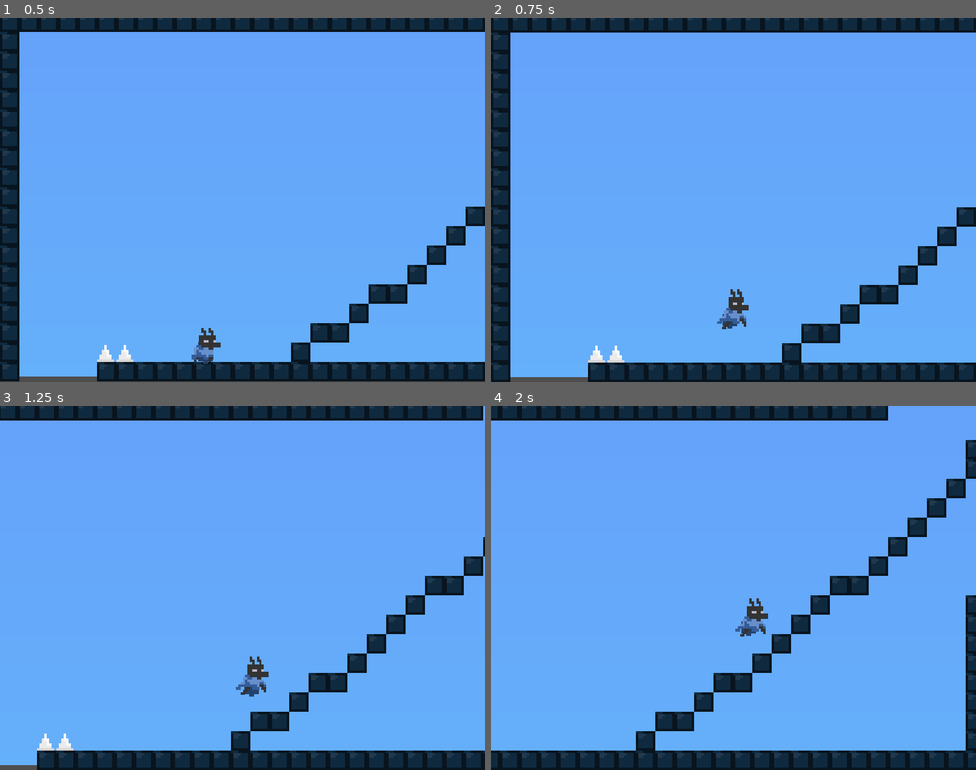
Above: before the commit, frames 1-4 (two rows, left to right).
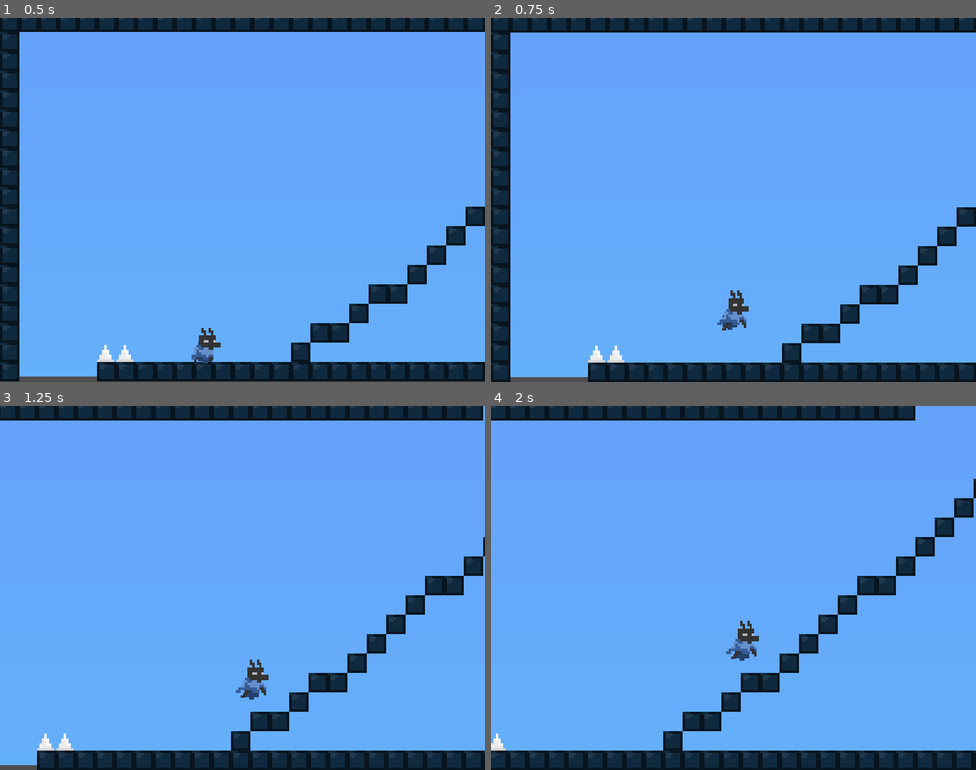
Above: after the commit, the same moments.

Repository: leafcabral/leafs-arcade
Game: Godot game, scene res://main/game_root.tscn
Same seed, same stepped clock (60 frames per second), same inputs: the game is played once before the commit and once after it.
Inputs:
- Up to frame 1 (0.5 s): no input
- Up to frame 2 (0.75 s): hold D (move_right) from 0.53 s (still down); tap W (jump) at 0.6 s
- Up to frame 3 (1.25 s): keep holding D (move_right); tap W (jump) at 0.77, 1.07 s
- Up to frame 4 (2 s): keep holding D (move_right); tap W (jump) at 1.35, 1.52, 1.82 s

Frame 1 is identical in both runs. In frame 2, 0.1% of the frame differs, in the area x 46-54%, y 74-86%; in frame 3, 0.3%; in frame 4, 12%, in the area x 0-100%, y 0-100%.

Commit message:
fix(tower_of_lmao): fix player variable jump height being activated multiple times
The previous behaviour would make the playet halve its vertical velocity every time he pressed jump in the air.

Add new boolean variables to PlatformerMovement2D to track current status

Diff:
--- a/5-tower-of-lmao/common/components/platformer_movement_2d.gd
+++ b/5-tower-of-lmao/common/components/platformer_movement_2d.gd
@@ -34,7 +34,17 @@
 var jump_buffering := 0.0
 var coyote_jump := 0.0
 
-var is_airbourne := false
+var is_walking := false
+var is_jumping := false:
+	set(value):
+		if not is_jumping and value:
+			jumped.emit()
+		is_jumping = value
+var is_airbourne := false:
+	set(value):
+		if is_airbourne and not value:
+			hit_floor.emit()
+		is_airbourne = value
 
 var _left_pressed := false
 var _right_pressed := false
@@ -86,6 +96,7 @@
 
 func process_movement(delta: float) -> void:
 	var direction := get_movement_axis()
+	is_walking = direction
 
 	velocity.x = move_toward(
 		velocity.x,
@@ -98,18 +109,16 @@
 	apply_gravity(delta)
 
 	if parent.is_on_floor():
-		if is_airbourne:
-			is_airbourne = false
-			hit_floor.emit()
+		is_airbourne = false
 
 	if should_jump():
 			velocity.y = get_jump_velocity()
 			jump_buffering = 0
 			coyote_jump = 0
-			if not is_airbourne:
-				jumped.emit()
-	elif Input.is_action_just_released(input_jump) and velocity.y <= 0:
+			is_jumping = true
+	elif Input.is_action_just_released(input_jump) and is_jumping:
 		velocity.y *= variable_jump_scale
+		is_jumping = false
 
 
 func apply_gravity(delta: float) -> void:
@@ -117,6 +126,8 @@
 		velocity += get_gravity() * delta
 		velocity.y = min(velocity.y, terminal_falling_velocity)
 		is_airbourne = true
+		if velocity.y >= 0:
+			is_jumping = false
 
 
 func should_jump() -> bool:
@@ -133,7 +144,7 @@
 
 func get_gravity() -> Vector2:
 	return Vector2(0, 2 * jump_height / pow(
-			time_to_peak if velocity.y < 0 else time_to_fall,
+			time_to_peak if is_jumping else time_to_fall,
 			2
 		)
 	)
--- a/5-tower-of-lmao/entities/player/player.gd
+++ b/5-tower-of-lmao/entities/player/player.gd
@@ -21,9 +21,9 @@
 
 
 func update_sprite_animation() -> void:
-	if velocity.y:
+	if movement_controller.is_airbourne:
 		sprite.play("jump")
-	elif velocity.x:
+	elif movement_controller.is_walking:
 		sprite.play("walk")
 	else:
 		sprite.play("idle")
